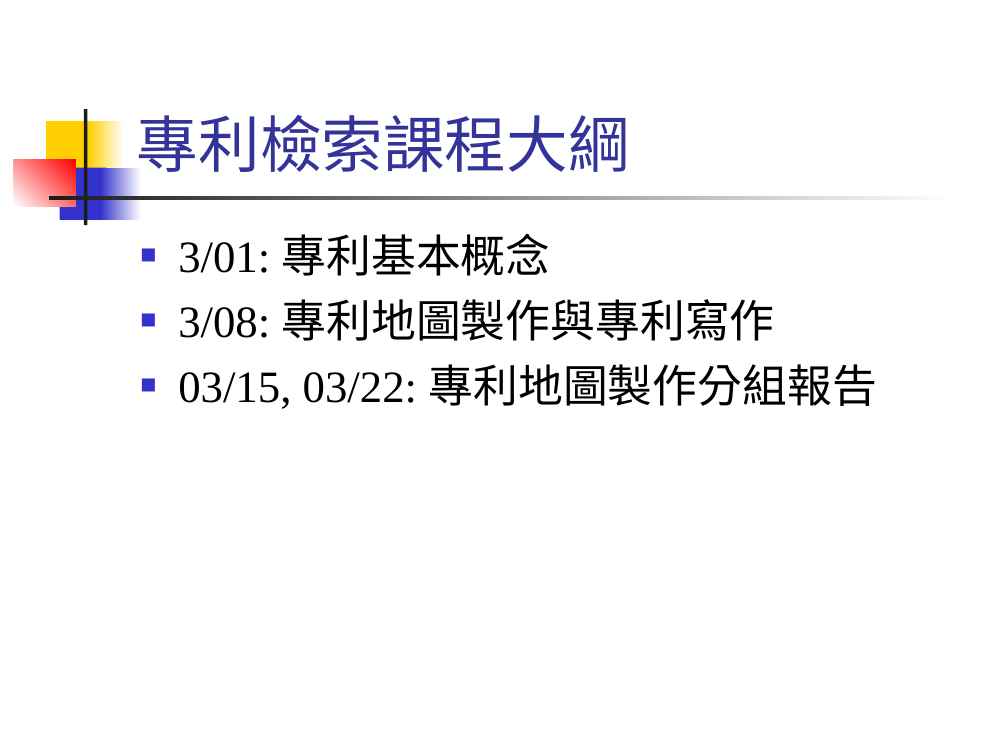
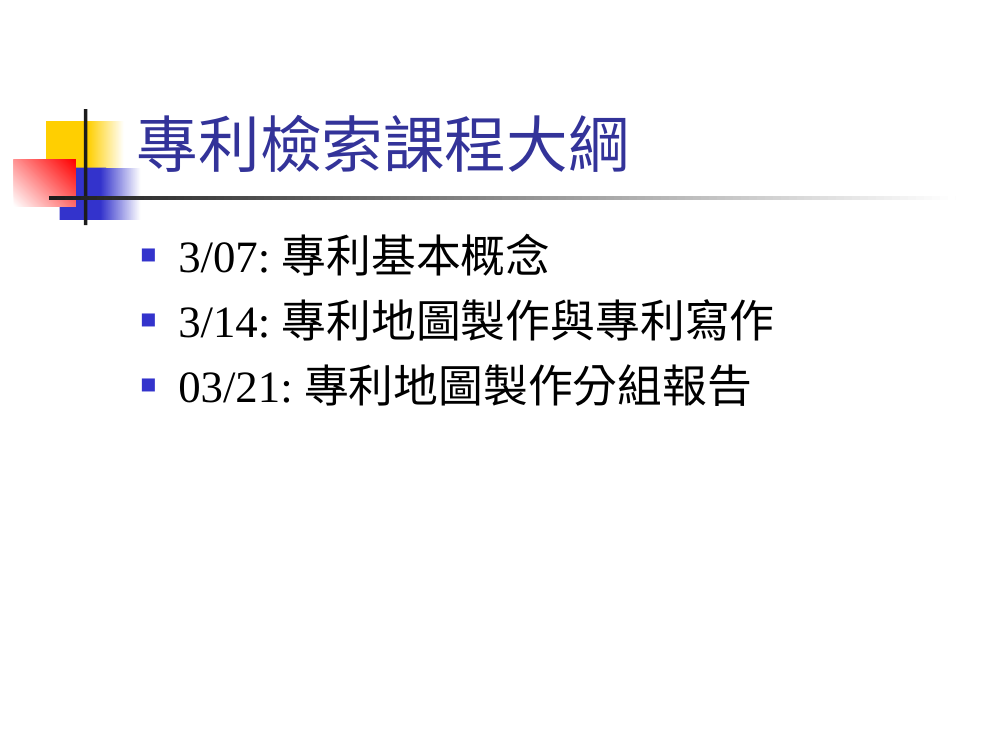
Before and after one commit to CGUSystemCourses/ComputerOrg-2015, a slide deck: slide 2 of Adm/patent_course/lec01-patent_intro.ppt. Drawn at 1008x756 pixels with LibreOffice and Linux fonts; fonts in the diff are those of the drawing. Boxes give left, top, right and bottom in pixels: in the first picture for what was removed or moved away, otherwise in the second. Text is boxed around its words. In the diff, an @@ line names an element or a change of style, - is before the commit and + after.

```diff
--- a/Adm/patent_course/lec01-patent_intro.ppt
+++ b/Adm/patent_course/lec01-patent_intro.ppt
@@ text at [178,233,775,406]: text changed @@
-■ 3/01: 專利基本概念
-■ 3/08: 專利地圖製作與專利寫作
-■ 03/15, 03/22: 專利地圖製作分組報告
+■ 3/07: 專利基本概念
+■ 3/14: 專利地圖製作與專利寫作
+■ 03/21: 專利地圖製作分組報告
```
Also in this commit, not shown: 1 other file.
